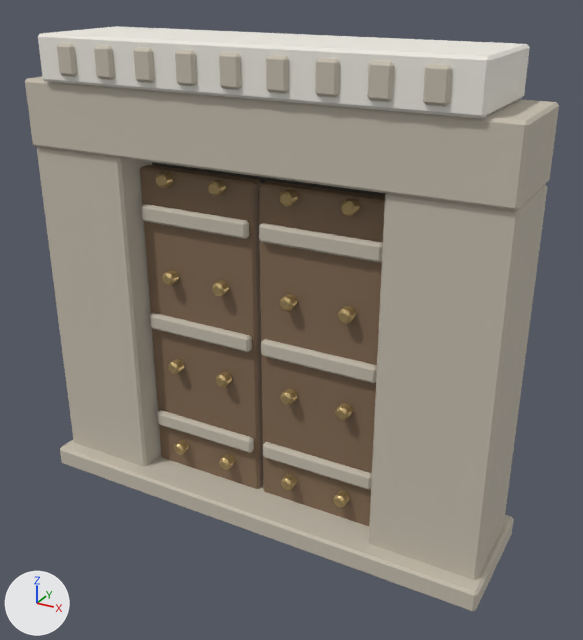
The Blender file assets/Source/Blender/Production/MweziQuarter_V1/TC_ENV_CarvedDoorway_V1.blend: old version first, new version second.
Rendered twice from a 50 mm lens placed at (2.64, -4.47, 3.77), pointed at (0.17, 0.01, 1.52). Lighting does not change. The marker at lower left points along +X, +Y and +Z. The picture after the commit comes second.

In view in the first picture: 'TC_ENV_CarvedDoorway_V1'.
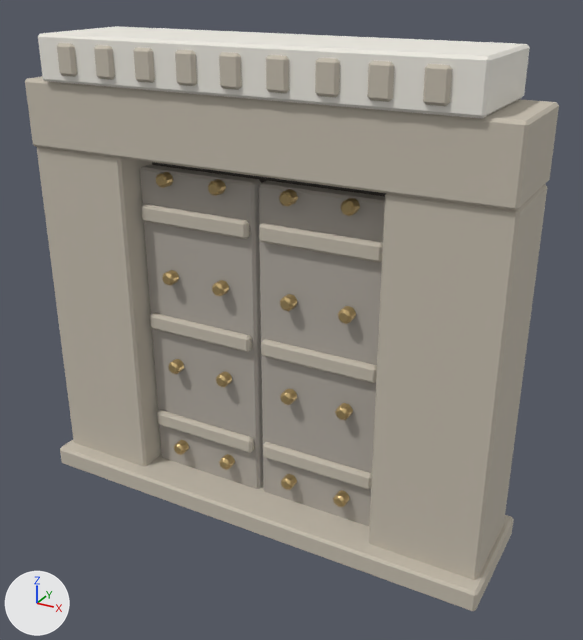
Changed parts and their boxes (x1, y1, x2, y2) in the pictures (583 x 640 px):
part 1 of me_cube, recoloured (brown to grey): (140, 165, 385, 526) in both

The edits, one by one:
Material 'TC_MAT_DoorTimber' (mat_tc_mat_doortimber) is new.
Its base color is (0.435, 0.4, 0.353) (grey #b0aaa0).
Its roughness is 0.74.
me_cube has 1128 vertices, 1206 faces and spans x -1.75..1.75, y -0.45..0.45, z 0.0..3.36.
me_cube is used by ob_tc_env_carveddoorway_v1; location (0.0, 0.0, 0.0).
me_cube part 1: all 52 faces that had it switch from mat_tc_mat_doorhardwood (brown #826a53) to mat_tc_mat_doortimber (grey #b0aaa0).
